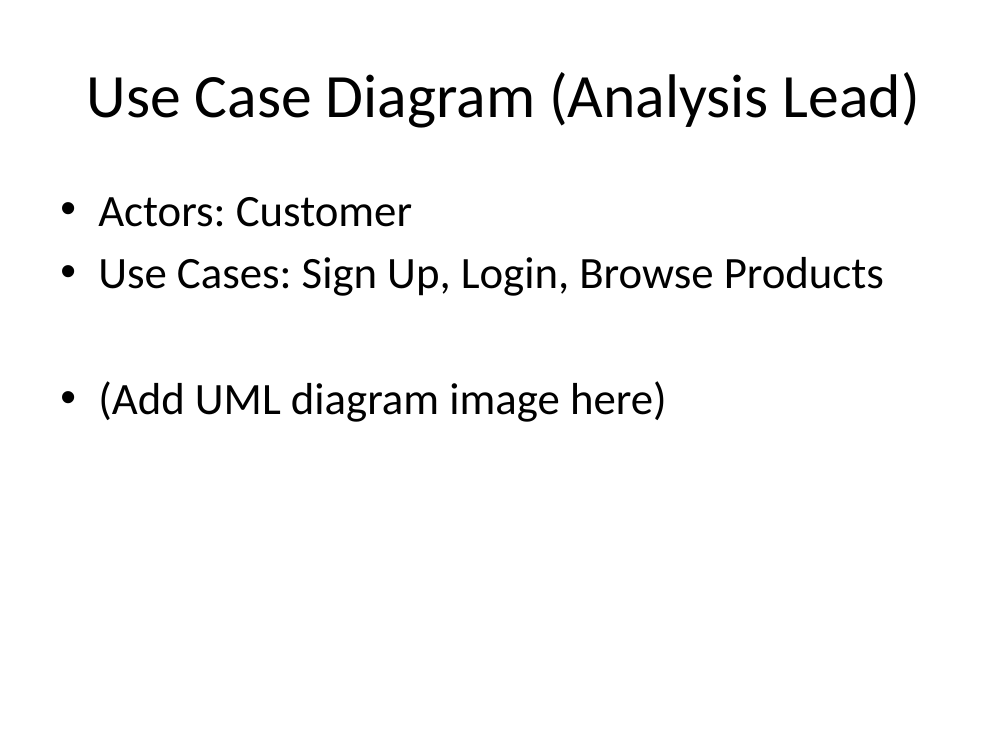
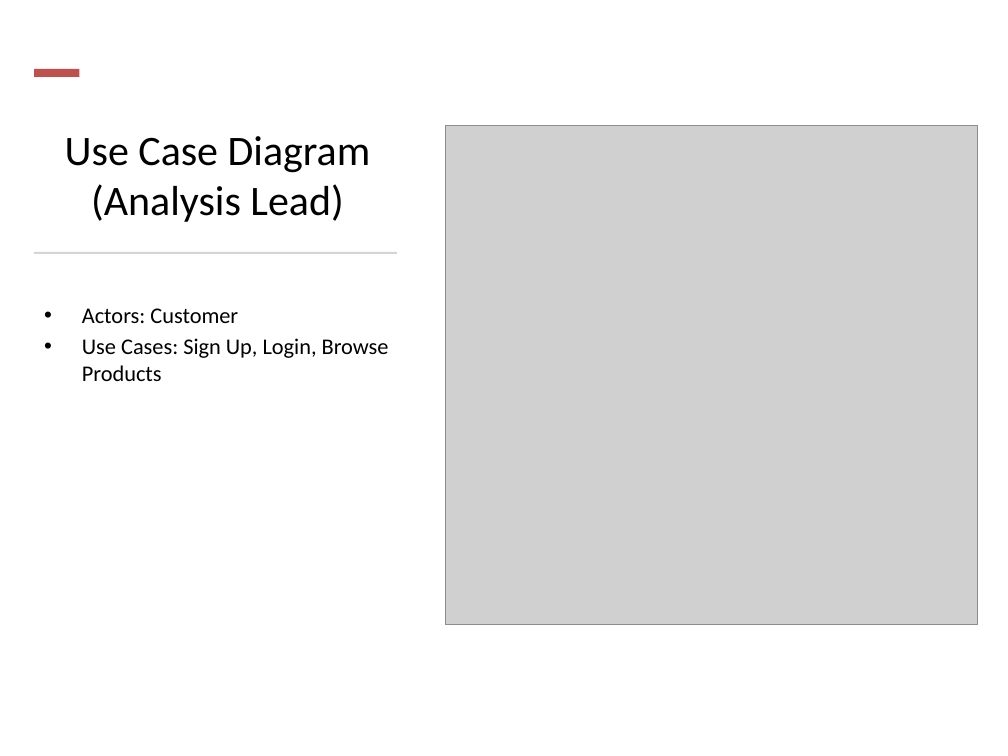
Before and after one commit to AmrKhaled77/IS-project-, a slide deck: slide 32 of for submation/sprint 1 +Backlog/Sprint1_Deliverables_Template.pptx (slide 21 before the commit). Drawn at 1008x756 pixels with LibreOffice and Linux fonts; fonts in the diff are those of the drawing; grey boxes stand for pictures. Boxes give left, top, right and bottom in pixels: in the first picture for what was removed or moved away, otherwise in the second. Text is boxed around its words. In the diff, an @@ line names an element or a change of style, - is before the commit and + after.

Commit message:
add Use Case Narative

```diff
--- a/for submation/sprint 1 +Backlog/Sprint1_Deliverables_Template.pptx
+++ b/for submation/sprint 1 +Backlog/Sprint1_Deliverables_Template.pptx
@@ rectangle added at box(34, 69, 79, 77), fill #C0504D @@
@@ title "Use Case Diagram (Analysis Lead)": place and size @@
-title "Use Case Diagram (Analysis Lead)" at box(87, 72, 920, 128)
+title "Use Case Diagram (Analysis Lead)" at box(65, 136, 371, 222)
@@ title "Use Case Diagram (Analysis Lead)" at box(65, 136, 371, 222): size 44 to 30 pt; vertical alignment middle to bottom @@
@@ picture added at box(446, 125, 978, 624) @@
@@ rectangle added at box(34, 252, 397, 254), fill #D5D5D5 @@
@@ text "Actors: Customer": place and size @@
-text "Actors: Customer" at box(98, 197, 884, 422)
+text "Actors: Customer" at box(82, 308, 389, 381)
@@ text "Actors: Customer" at box(82, 308, 389, 381): size 32 to 16 pt; less space between paragraphs @@
@@ text at box(98, 381, 667, 422): paragraph removed @@
-• (Add UML diagram image here)
```
Also in this commit, not shown: 2 other slides changed, 11 slides added.
